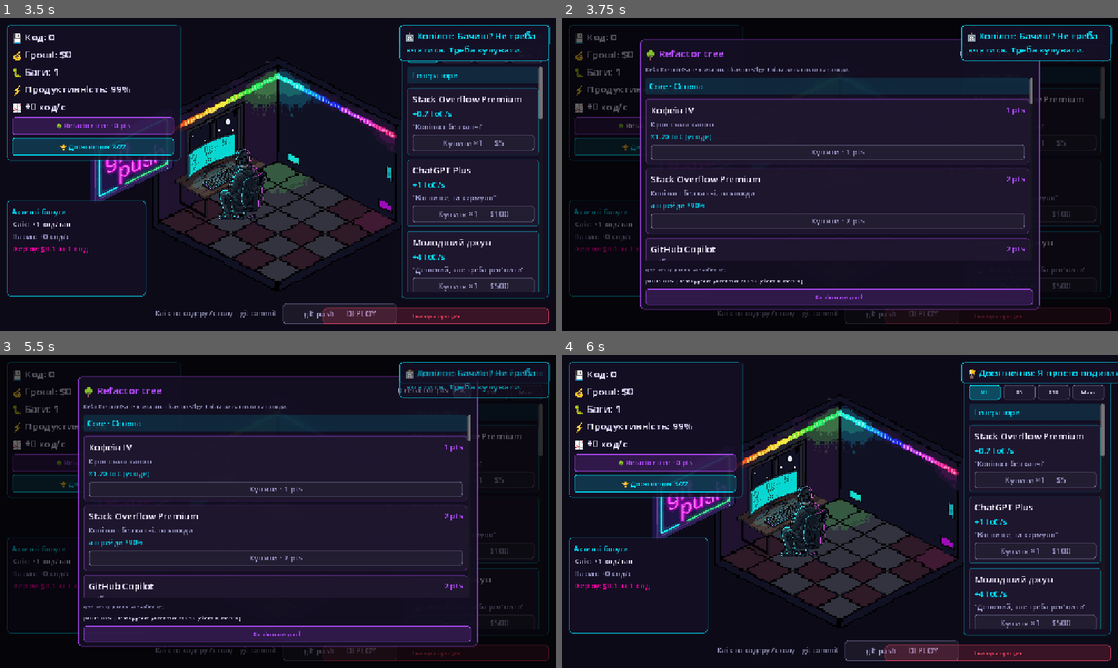
Above: before the commit, frames 1-4 (two rows, left to right).
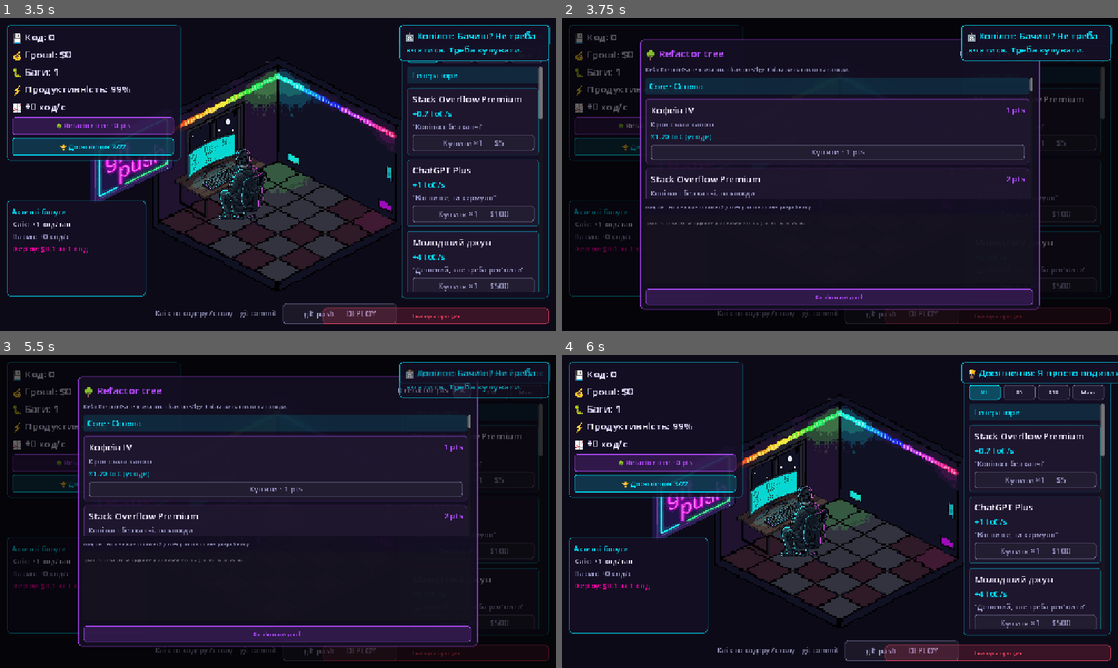
Above: after the commit, the same moments.

Repository: limbo1572/vibe-coder-room
Game: Godot game, scene res://scenes/main.tscn
Two runs of this game, one before a commit and one after it. Both use one fixed random seed, a clock stepped at 60 frames per second and the inputs below.
Inputs (mouse positions are in pixels of both pictures, inside the frame that each line leads up to):
- Up to frame 1 (3.5 s): click (261, 262) at 0.52 s; type "12" at 0.6 s; click "Enter" at 1.25 s; click "Enter" at 2 s; click "Купити ×1 — 1 LoC" at 2.75 s
- Up to frame 2 (3.75 s): click "🌳 Refactor tree · 0 pts" at 3.5 s
- Up to frame 3 (5.5 s): click "🏆 Досягнення 2/22" at 4.25 s; click "×1" at 5 s
- Up to frame 4 (6 s): click "×5" at 5.75 s

Frame 1 is identical in both runs. In frame 2, 1.3% of the frame differs, in the area x 15-85%, y 23-86%; in frame 3, 1.3%; in frame 4, nothing differs.

Commit message:
fix: milestone log as selectable read-only TextEdit so web testers can copy data (clipboard API blocked in browser)
Co-authored-by: Cursor <cursoragent@cursor.com>

Diff:
--- a/scripts/game_ui.gd
+++ b/scripts/game_ui.gd
@@ -83,7 +83,7 @@
 var _passive_popup_timer: float = 0.0
 var _debug_skill_panel: PanelContainer
 var _debug_skill_status: Label
-var _milestone_log_label: Label
+var _milestone_log_label: TextEdit
 var _achievements_button: Button
 var _achievements_overlay: Control
 var _achievements_title_label: Label
@@ -724,15 +724,17 @@
 
 
 func _add_milestone_log_row(outer: VBoxContainer) -> void:
-	var data_title := Label.new()
-	data_title.text = "Дані тесту (скинь розробнику):"
-	data_title.add_theme_color_override("font_color", C_MUTED)
-	data_title.add_theme_font_size_override("font_size", 12)
-	outer.add_child(data_title)
-
-	_milestone_log_label = Label.new()
-	_milestone_log_label.autowrap_mode = TextServer.AUTOWRAP_WORD_SMART
-	_milestone_log_label.add_theme_color_override("font_color", C_TEXT)
+	var copy_hint := Label.new()
+	copy_hint.text = "Виділи текст нижче і скопіюй (Ctrl+C), потім скинь розробнику:"
+	copy_hint.autowrap_mode = TextServer.AUTOWRAP_WORD_SMART
+	copy_hint.add_theme_color_override("font_color", C_MUTED)
+	copy_hint.add_theme_font_size_override("font_size", 12)
+	outer.add_child(copy_hint)
+
+	_milestone_log_label = TextEdit.new()
+	_milestone_log_label.editable = false
+	_milestone_log_label.scroll_fit_content_height = true
+	_milestone_log_label.custom_minimum_size = Vector2(0, 160)
 	_milestone_log_label.add_theme_font_size_override("font_size", 12)
 	_milestone_log_label.text = GameState.get_milestone_log()
 	outer.add_child(_milestone_log_label)
@@ -1187,7 +1189,9 @@
 		_prestige_tree_points_label.text = "%d refactor pts" % GameState.prestige_points
 
 	if _milestone_log_label != null:
-		_milestone_log_label.text = GameState.get_milestone_log()
+		var fresh := GameState.get_milestone_log()
+		if _milestone_log_label.text != fresh:
+			_milestone_log_label.text = fresh
 
 	for skill_id: String in _prestige_tree_rows:
 		var row: PanelContainer = _prestige_tree_rows[skill_id]
